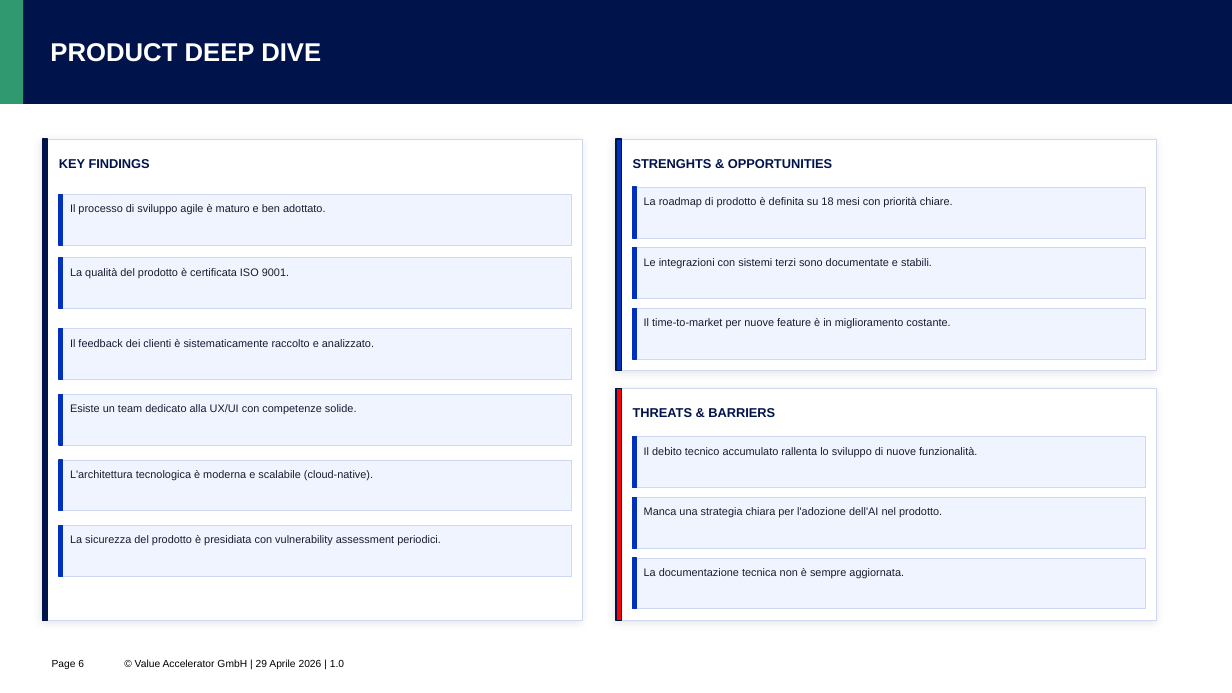
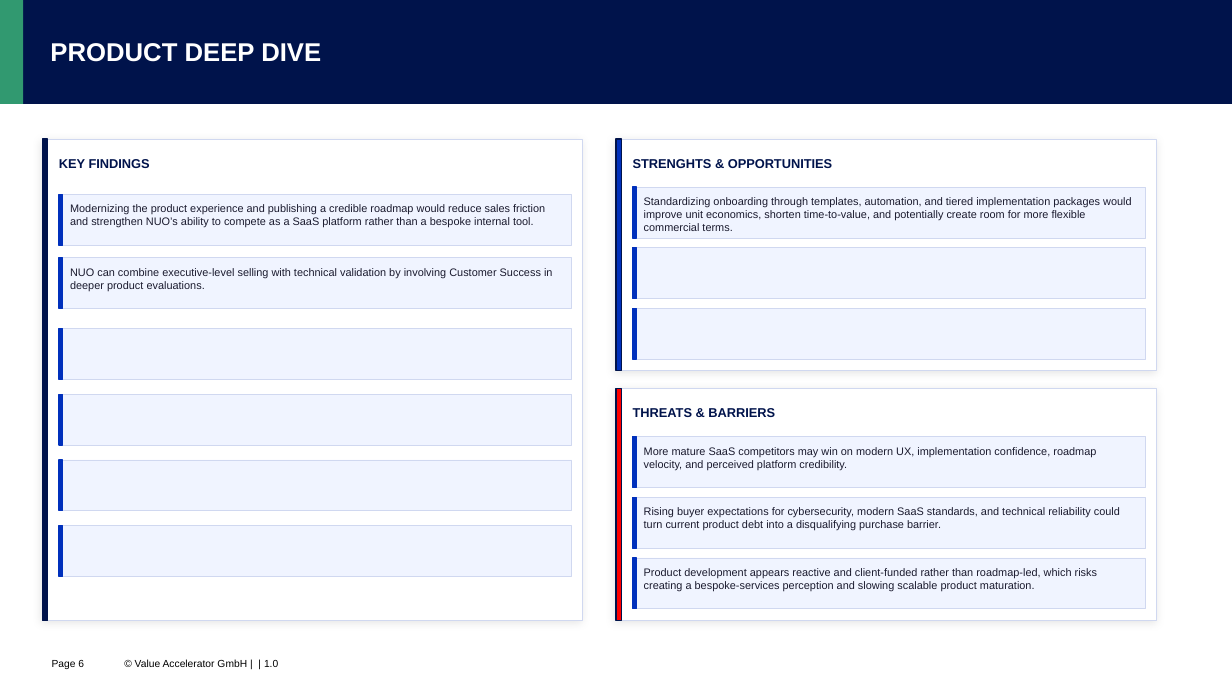
Before and after one commit to riolaf05/pptx-python-connector, a slide deck: slide 6 of report_compilato.pptx. Drawn at 1232x693 pixels with LibreOffice and Linux fonts; fonts in the diff are those of the drawing; background and template pictures are left out. Boxes give left, top, right and bottom in pixels: in the first picture for what was removed or moved away, otherwise in the second. Text is boxed around its words. In the diff, an @@ line names an element or a change of style, - is before the commit and + after.

```diff
--- a/report_compilato.pptx
+++ b/report_compilato.pptx
@@ text at (70, 204, 545, 228): text changed @@
-Il processo di sviluppo agile è maturo e ben adottato.
+Modernizing the product experience and publishing a credible roadmap would reduce sales friction and strengthen NUO’s ability to compete as a SaaS platform rather than a bespoke internal tool.
@@ text at (644, 197, 1132, 231): text changed @@
-La roadmap di prodotto è definita su 18 mesi con priorità chiare.
+Standardizing onboarding through templates, automation, and tiered implementation packages would improve unit economics, shorten time-to-value, and potentially create room for more flexible commercial terms.
@@ text at (70, 268, 552, 291): text changed @@
-La qualità del prodotto è certificata ISO 9001.
+NUO can combine executive-level selling with technical validation by involving Customer Success in deeper product evaluations.
@@ text removed at (644, 258, 932, 268) @@
-Le integrazioni con sistemi terzi sono documentate e stabili.
@@ text removed at (644, 318, 950, 329) @@
-Il time-to-market per nuove feature è in miglioramento costante.
@@ text removed at (70, 339, 374, 347) @@
-Il feedback dei clienti è sistematicamente raccolto e analizzato.
@@ text removed at (70, 404, 357, 414) @@
-Esiste un team dedicato alla UX/UI con competenze solide.
@@ text at (644, 447, 1096, 470): text changed @@
-Il debito tecnico accumulato rallenta lo sviluppo di nuove funzionalità.
+More mature SaaS competitors may win on modern UX, implementation confidence, roadmap velocity, and perceived platform credibility.
@@ text removed at (70, 470, 373, 480) @@
-L'architettura tecnologica è moderna e scalabile (cloud-native).
@@ text at (644, 507, 1120, 531): text changed @@
-Manca una strategia chiara per l'adozione dell'AI nel prodotto.
+Rising buyer expectations for cybersecurity, modern SaaS standards, and technical reliability could turn current product debt into a disqualifying purchase barrier.
@@ text removed at (70, 535, 441, 546) @@
-La sicurezza del prodotto è presidiata con vulnerability assessment periodici.
@@ text at (644, 568, 1097, 591): text changed @@
-La documentazione tecnica non è sempre aggiornata.
+Product development appears reactive and client-funded rather than roadmap-led, which risks creating a bespoke-services perception and slowing scalable product maturation.
@@ text at (135, 659, 278, 667): text changed @@
-© Value Accelerator GmbH | 29 Aprile 2026 | 1.0
+© Value Accelerator GmbH | | 1.0
```
Also in this commit, not shown: 12 other slides changed, 4 other files.
